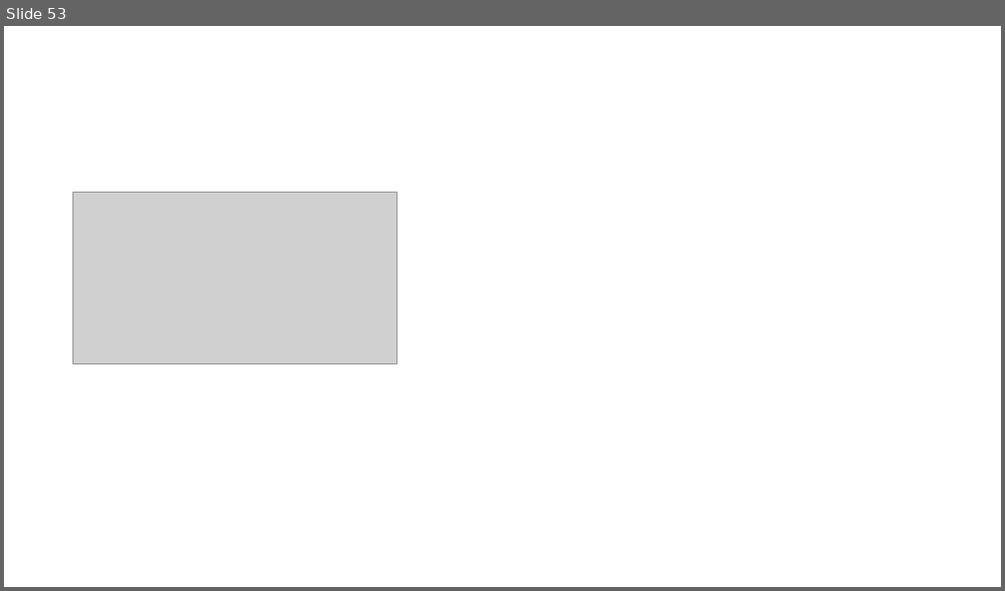
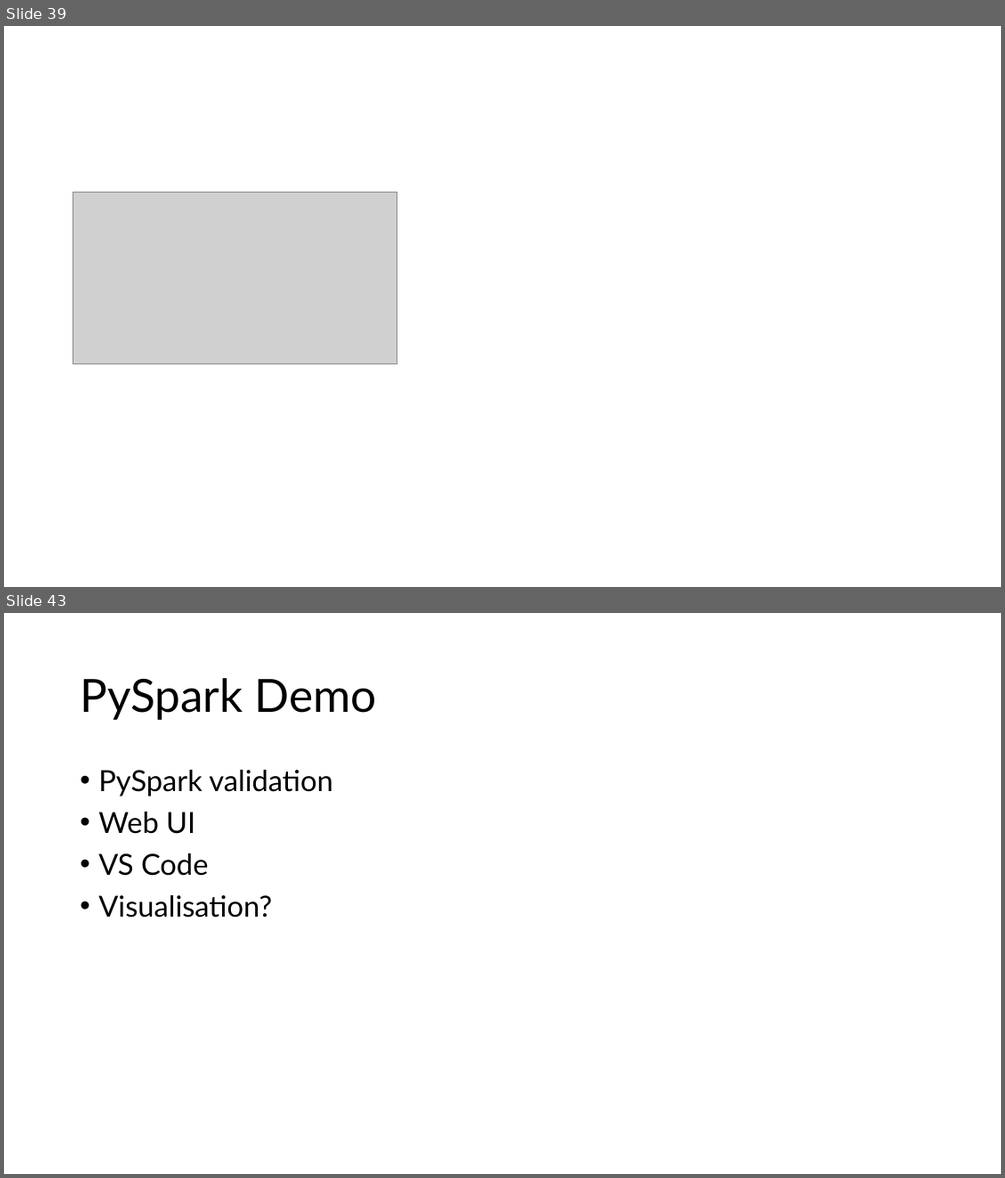
Before and after one commit to phil-a10/Talks, a slide deck: Data Engineering Using Free Tools/Learn Data Engineering For Free.pptx. Shown one above the other, each under a label of ours: slide 53 before the commit, slides 39 and 43 after it; the slides between them are not shown. The pictures are 1005x591 and 1005x1178 pixels, drawn with LibreOffice and Linux fonts; fonts in the diff are those of the drawing; grey boxes stand for pictures. Boxes give left, top, right and bottom in pixels: in the first picture for what was removed or moved away, otherwise in the second. Text is boxed around its words. In the diff, an @@ line names an element or a change of style, - is before the commit and + after.

```diff
--- a/Data Engineering Using Free Tools/Learn Data Engineering For Free.pptx
+++ b/Data Engineering Using Free Tools/Learn Data Engineering For Free.pptx
@@ slide 43 added at bbox=[4, 613, 1001, 1174], background #FFFFFF @@
@@ title added at bbox=[80, 678, 377, 720], 44 pt, text #000000 @@
+PySpark Demo
@@ text added at bbox=[98, 770, 332, 917], 28 pt, text #000000 @@
+• PySpark validation
+• Web UI
+• VS Code
+• Visualisation?
@@ what was slide 53 is now slide 39 @@
```
Also in this commit, not shown: 1 slide changed, 3 other slides added, 1 slide removed.
